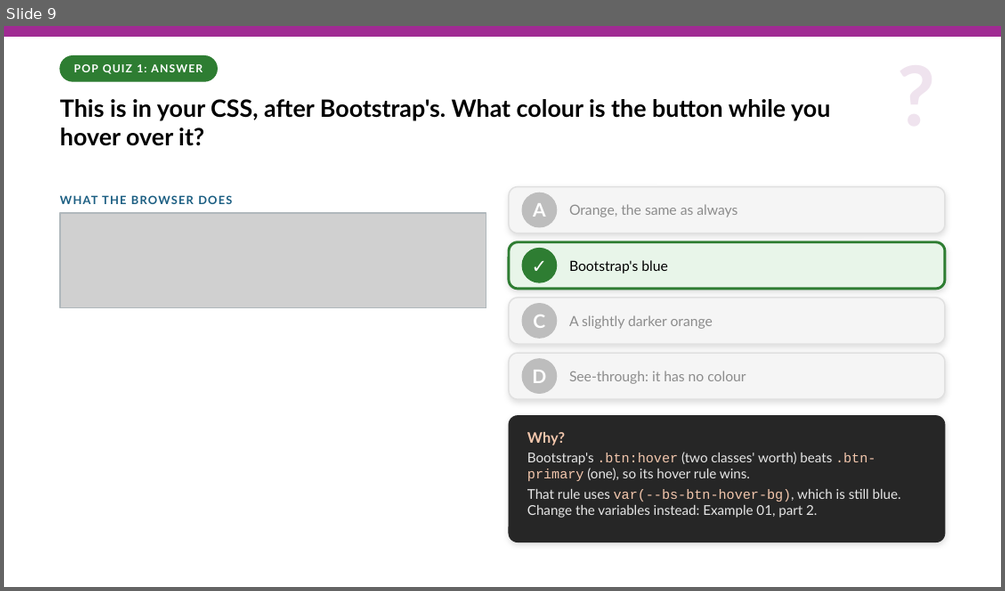
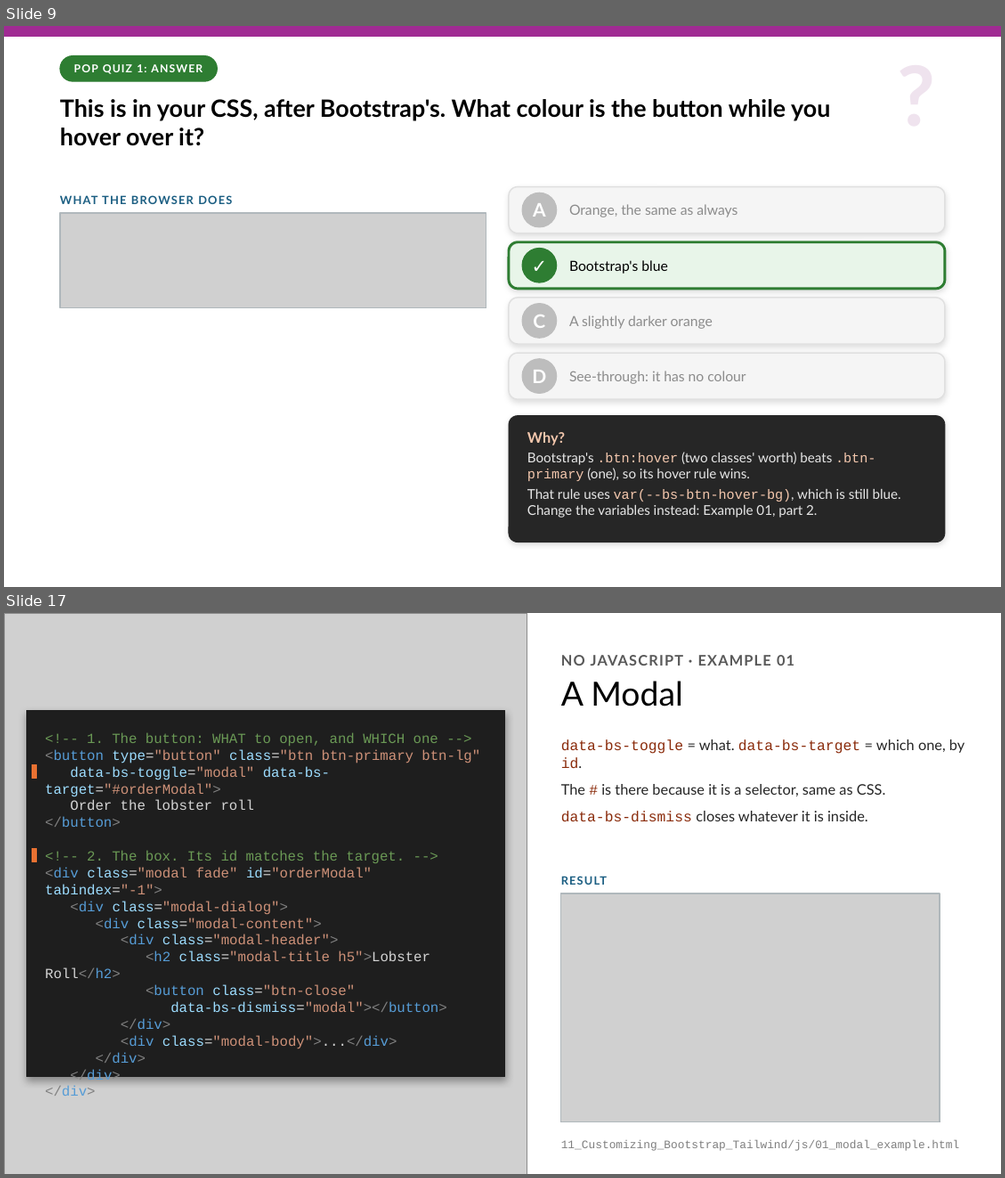
Before and after one commit to x97gfq/WEBD1000_Fall2026, a slide deck: 11_Customizing_Bootstrap_Tailwind/Customizing_Bootstrap_Tailwind.pptx. Shown one above the other, each under a label of ours: slide 9 before the commit, slides 9 and 17 after it; the slides between them are not shown. The pictures are 1005x591 and 1005x1178 pixels, drawn with LibreOffice and Linux fonts; fonts in the diff are those of the drawing; grey boxes stand for pictures. Boxes give left, top, right and bottom in pixels: in the first picture for what was removed or moved away, otherwise in the second. Text is boxed around its words. In the diff, an @@ line names an element or a change of style, - is before the commit and + after.

```diff
--- a/11_Customizing_Bootstrap_Tailwind/Customizing_Bootstrap_Tailwind.pptx
+++ b/11_Customizing_Bootstrap_Tailwind/Customizing_Bootstrap_Tailwind.pptx
@@ slide 17 added at [4,613,1001,1174], background #FFFFFF @@
@@ picture added at [4,613,527,1174] @@
@@ text added at [561,655,794,666], 14 pt, text #595959, bold @@
+NO JAVASCRIPT · EXAMPLE 01
@@ text added at [561,681,683,706], 32 pt, text #000000 @@
+A Modal
@@ rectangle added at [26,711,505,1077], fill #1E1E1E, outline #1E1E1E 1 pt @@
@@ text added at [45,732,480,1062], 13.5 pt, text #CE9178 @@
+<!-- 1. The button: WHAT to open, and WHICH one -->
+<button type="button" class="btn btn-primary btn-lg"
+data-bs-toggle="modal" data-bs-target="#orderModal">
+Order the lobster roll
+</button>
+<!-- 2. The box. Its id matches the target. -->
+<div class="modal fade" id="orderModal" tabindex="-1">
+<div class="modal-dialog">
+<div class="modal-content">
+<div class="modal-header">
+<h2 class="modal-title h5">Lobster Roll</h2>
+<button class="btn-close"
+data-bs-dismiss="modal"></button>
+</div>
+<div class="modal-body">...</div>
+</div>
+</div>
+</div>
@@ text added at [561,739,964,822], 14 pt, text #262626 @@
+• data-bs-toggle = what. data-bs-target = which one, by id.
+• The # is there because it is a selector, same as CSS.
+• data-bs-dismiss closes whatever it is inside.
@@ rectangle added at [32,765,37,779], fill #E97132, outline #E97132 1 pt @@
@@ rectangle added at [32,849,37,862], fill #E97132, outline #E97132 1 pt @@
@@ text added at [561,876,607,884], 11 pt, text #1B5E82, bold @@
+RESULT
@@ picture added at [561,893,939,1121] @@
@@ rectangle added at [561,893,939,1121], outline #B0B8BC 1 pt @@
@@ text added at [561,1140,960,1151], 11 pt, text #7F7F7F @@
+11_Customizing_Bootstrap_Tailwind/js/01_modal_example.html
```
Also in this commit, not shown: 14 slides changed, 37 other slides added, 17 other files.
